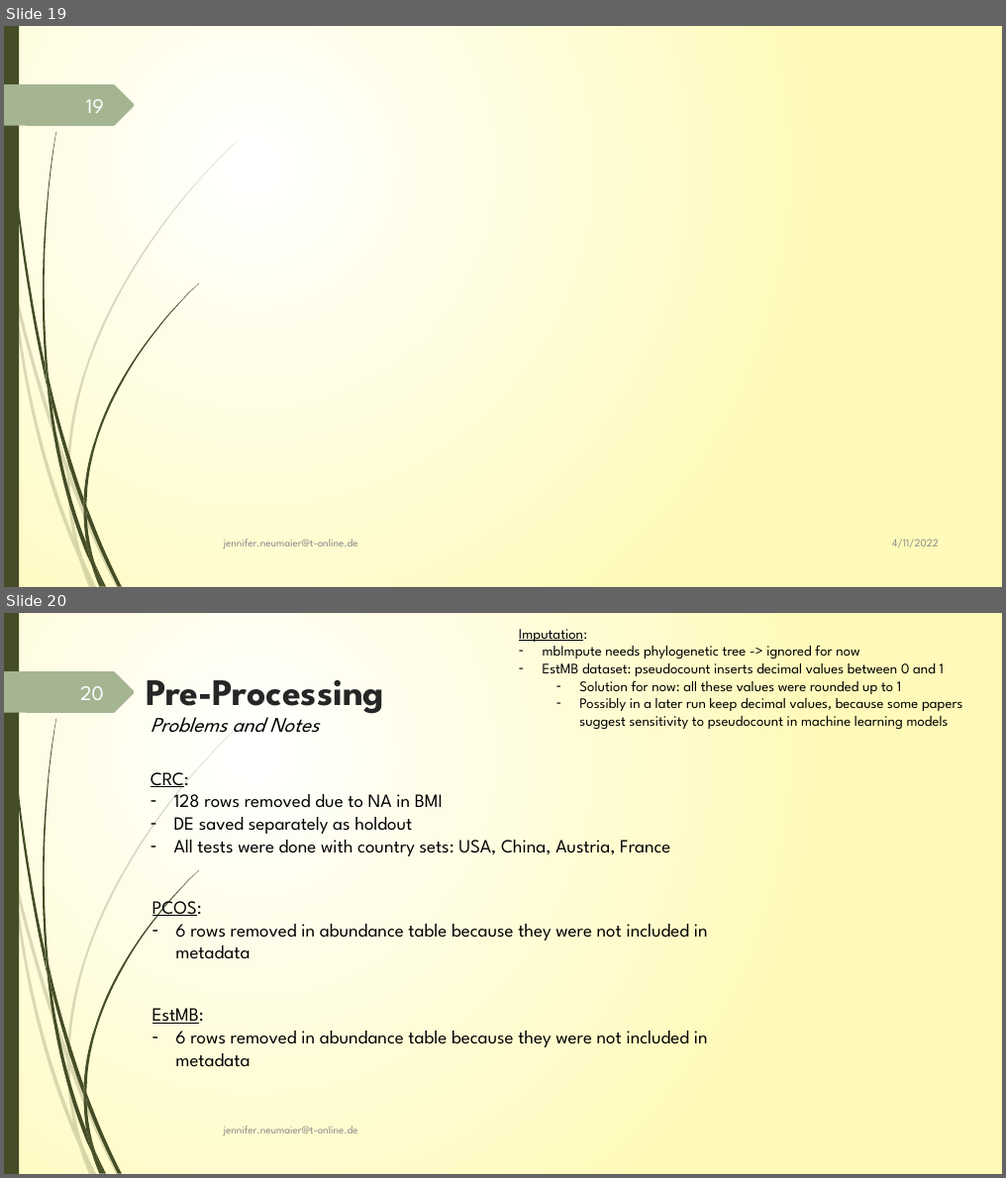
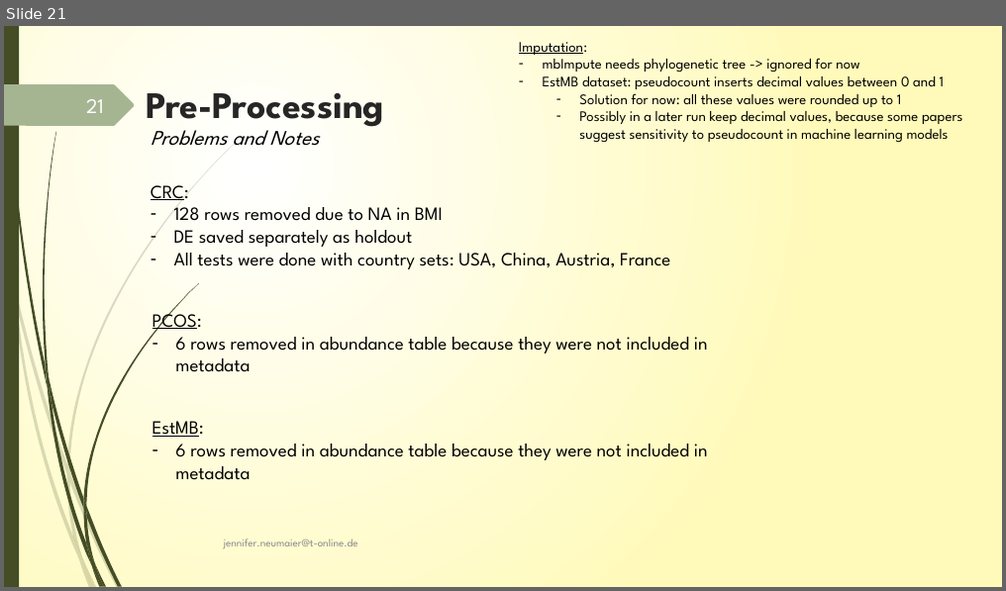
Before and after one commit to JenniferNeumaier/ml_coda, a slide deck: doc/Project_structure_notes.pptx. Shown one above the other, each under a label of ours: slides 19 and 20 before the commit, slide 21 after it. The pictures are 1006x1178 and 1006x591 pixels, drawn with LibreOffice and Linux fonts; fonts in the diff are those of the drawing. Boxes give left, top, right and bottom in pixels: in the first picture for what was removed or moved away, otherwise in the second. Text is boxed around its words. In the diff, an @@ line names an element or a change of style, - is before the commit and + after.

```diff
--- a/doc/Project_structure_notes.pptx
+++ b/doc/Project_structure_notes.pptx
@@ slide 19 removed at (x1=4, y1=26, x2=1002, y2=587), background gradient #FFFFFF to #FFFABB; not listed: 24 template elements that a slide beside it also shows @@
@@ page number removed at (x1=86, y1=99, x2=104, y2=113) @@
-19
@@ text removed at (x1=224, y1=539, x2=358, y2=549) @@
-jennifer.neumaier@t-online.de
@@ text removed at (x1=892, y1=539, x2=939, y2=548) @@
-4/11/2022
@@ what was slide 20 is now slide 21 @@
@@ page number at (x1=86, y1=99, x2=104, y2=113): text changed @@
-20
+21
```
Also in this commit, not shown: 18 slides changed, 2 slides added.
